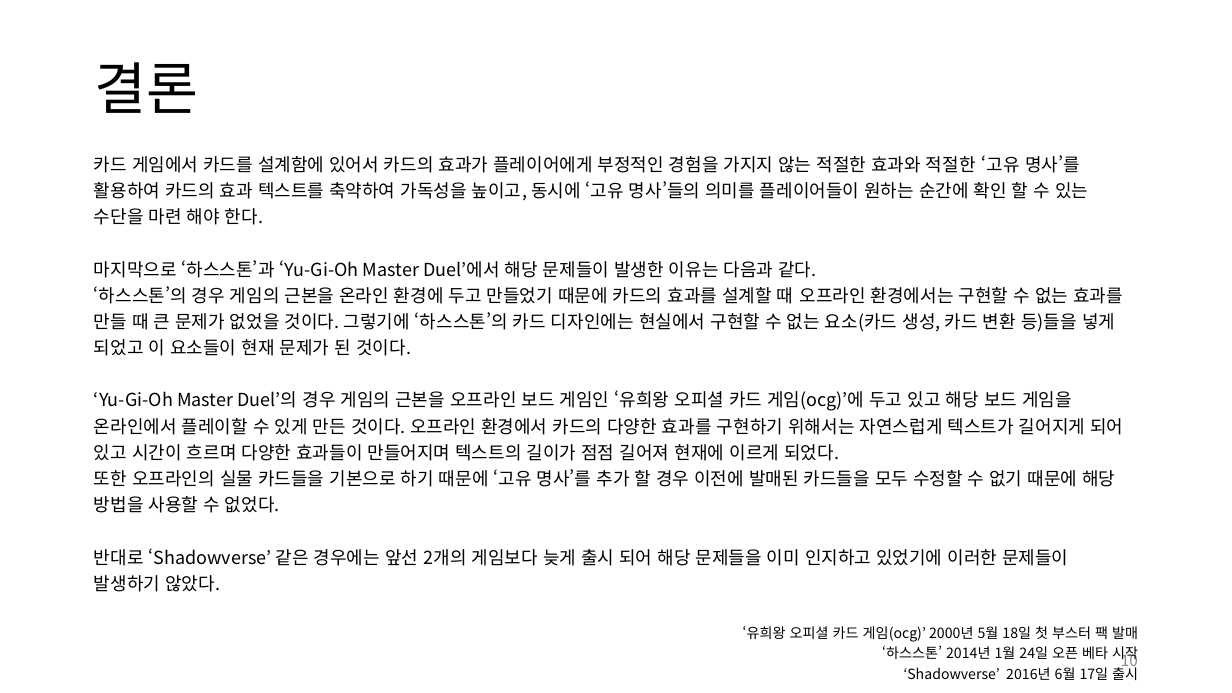
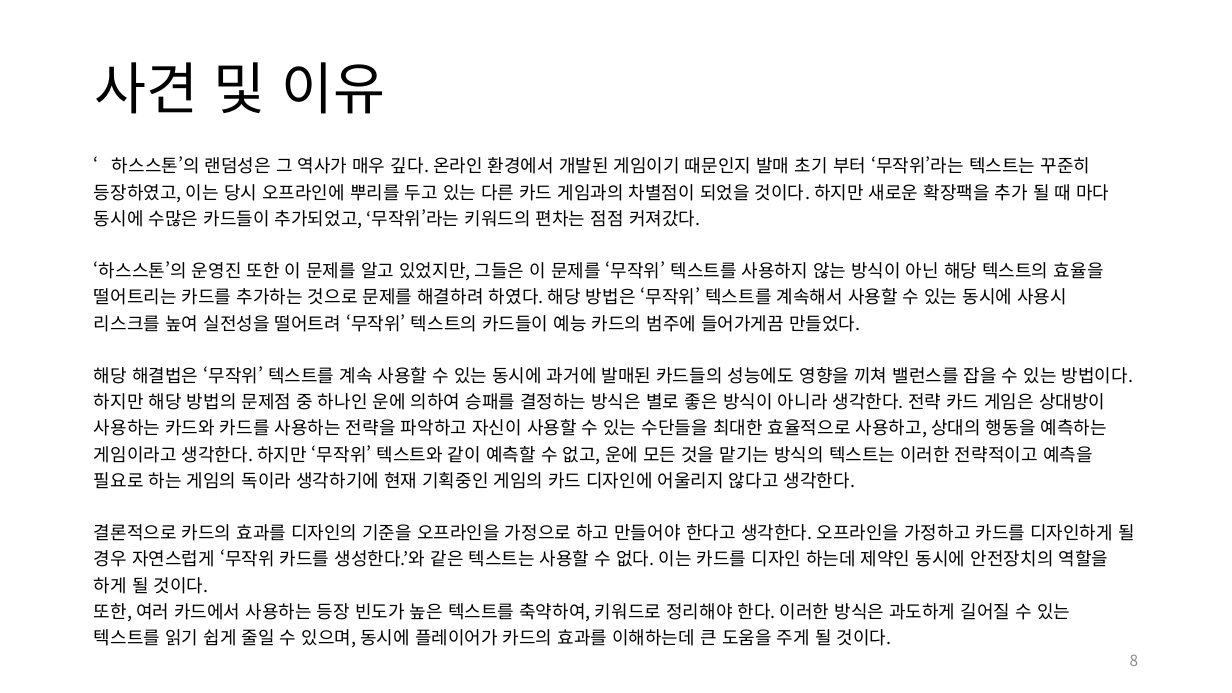
Before and after one commit to yjk0401/unityenginebasic_9th, a slide deck: slide 8 of 기획/하스스톤/카드게임(하스스톤,섀도우버스,yugioh masterduel) 분석서.pptx (slide 10 before the commit). Drawn at 1232x693 pixels with LibreOffice and Linux fonts; fonts in the diff are those of the drawing. Boxes give left, top, right and bottom in pixels: in the first picture for what was removed or moved away, otherwise in the second. Text is boxed around its words. In the diff, an @@ line names an element or a change of style, - is before the commit and + after.

```diff
--- a/기획/하스스톤/카드게임(하스스톤,섀도우버스,yugioh masterduel) 분석서.pptx
+++ b/기획/하스스톤/카드게임(하스스톤,섀도우버스,yugioh masterduel) 분석서.pptx
@@ title at box(94, 62, 386, 114): text changed @@
-결론
+사견 및 이유
@@ table at box(85, 147, 1148, 652) @@
-row 1, column 1: 카드 게임에서 카드를 설계함에 있어서 카드의 효과가 플레이어에게 부정적인 경험을 가지지 않는 적절한 효과와 적절한 ‘고유 명사’를 활용하여 카드의 효과 텍스트를 축약하여 가독성을 높이고, 동시에 ‘고유 명사’들의 의미를 플레이어들이 원하는 순간에 확인 할 수 있는 수단을 마련 해야 한다. / 마지막으로 ‘하스스톤’과 ‘Yu-Gi-Oh Master Duel’에서 해당 문제들이 발생한 이유는 다음과 같다. / ‘하스스톤’의 경우 게임의 근본을 온라인 환경에 두고 만들었기 때문에 카드의 효과를 설계할 때 오프라인 환경에서는 구현할 수 없는 효과를 만들 때 큰 문제가 없었을 것이다. 그렇기에 ‘하스스톤’의 카드 디자인에는 현실에서 구현할 수 없는 요소(카드 생성, 카드 변환 등)들을 넣게 되었고 이 요소들이 현재 문제가 된 것이다. / ‘Yu-Gi-Oh Master Duel’의 경우 게임의 근본을 오프라인 보드 게임인 ‘유희왕 오피셜 카드 게임(ocg)’에 두고 있고 해당 보드 게임을 온라인에서 플레이할 수 있게 만든 것이다. 오프라인 환경에서 카드의 다양한 효과를 구현하기 위해서는 자연스럽게 텍스트가 길어지게 되어 있고 시간이 흐르며 다양한 효과들이 만들어지며 텍스트의 길이가 점점 길어져 현재에 이르게 되었다. / 또한 오프라인의 실물 카드들을 기본으로 하기 때문에 ‘고유 명사’를 추가 할 경우 이전에 발매된 카드들을 모두 수정할 수 없기 때문에 해당 방법을 사용할 수 없었다. / 반대로 ‘Shadowverse’ 같은 경우에는 앞선 2개의 게임보다 늦게 출시 되어 해당 문제들을 이미 인지하고 있었기에 이러한 문제들이 발생하기 않았다. / ‘유희왕 오피셜 카드 게임(ocg)’ 2000년 5월 18일 첫 부스터 팩 발매 / ‘하스스톤’ 2014년 1월 24일 오픈 베타 시작 / ‘Shadowverse’ 2016년 6월 17일 출시
+row 1, column 1: ‘하스스톤’의 랜덤성은 그 역사가 매우 깊다. 온라인 환경에서 개발된 게임이기 때문인지 발매 초기 부터 ‘무작위’라는 텍스트는 꾸준히 등장하였고, 이는 당시 오프라인에 뿌리를 두고 있는 다른 카드 게임과의 차별점이 되었을 것이다. 하지만 새로운 확장팩을 추가 될 때 마다 동시에 수많은 카드들이 추가되었고, ‘무작위’라는 키워드의 편차는 점점 커져갔다. / ‘하스스톤’의 운영진 또한 이 문제를 알고 있었지만, 그들은 이 문제를 ‘무작위’ 텍스트를 사용하지 않는 방식이 아닌 해당 텍스트의 효율을 떨어트리는 카드를 추가하는 것으로 문제를 해결하려 하였다. 해당 방법은 ‘무작위’ 텍스트를 계속해서 사용할 수 있는 동시에 사용시 리스크를 높여 실전성을 떨어트려 ‘무작위’ 텍스트의 카드들이 예능 카드의 범주에 들어가게끔 만들었다. / 해당 해결법은 ‘무작위’ 텍스트를 계속 사용할 수 있는 동시에 과거에 발매된 카드들의 성능에도 영향을 끼쳐 밸런스를 잡을 수 있는 방법이다. 하지만 해당 방법의 문제점 중 하나인 운에 의하여 승패를 결정하는 방식은 별로 좋은 방식이 아니라 생각한다. 전략 카드 게임은 상대방이 사용하는 카드와 카드를 사용하는 전략을 파악하고 자신이 사용할 수 있는 수단들을 최대한 효율적으로 사용하고, 상대의 행동을 예측하는 게임이라고 생각한다. 하지만 ‘무작위’ 텍스트와 같이 예측할 수 없고, 운에 모든 것을 맡기는 방식의 텍스트는 이러한 전략적이고 예측을 필요로 하는 게임의 독이라 생각하기에 현재 기획중인 게임의 카드 디자인에 어울리지 않다고 생각한다. / 결론적으로 카드의 효과를 디자인의 기준을 오프라인을 가정으로 하고 만들어야 한다고 생각한다. 오프라인을 가정하고 카드를 디자인하게 될 경우 자연스럽게 ‘무작위 카드를 생성한다.’와 같은 텍스트는 사용할 수 없다. 이는 카드를 디자인 하는데 제약인 동시에 안전장치의 역할을 하게 될 것이다. / 또한, 여러 카드에서 사용하는 등장 빈도가 높은 텍스트를 축약하여, 키워드로 정리해야 한다. 이러한 방식은 과도하게 길어질 수 있는 텍스트를 읽기 쉽게 줄일 수 있으며, 동시에 플레이어가 카드의 효과를 이해하는데 큰 도움을 주게 될 것이다.
@@ page number at box(1130, 654, 1139, 666): text changed @@
-10
+8
```
Also in this commit, not shown: 6 other slides changed, 2 slides removed, 17 other files.
